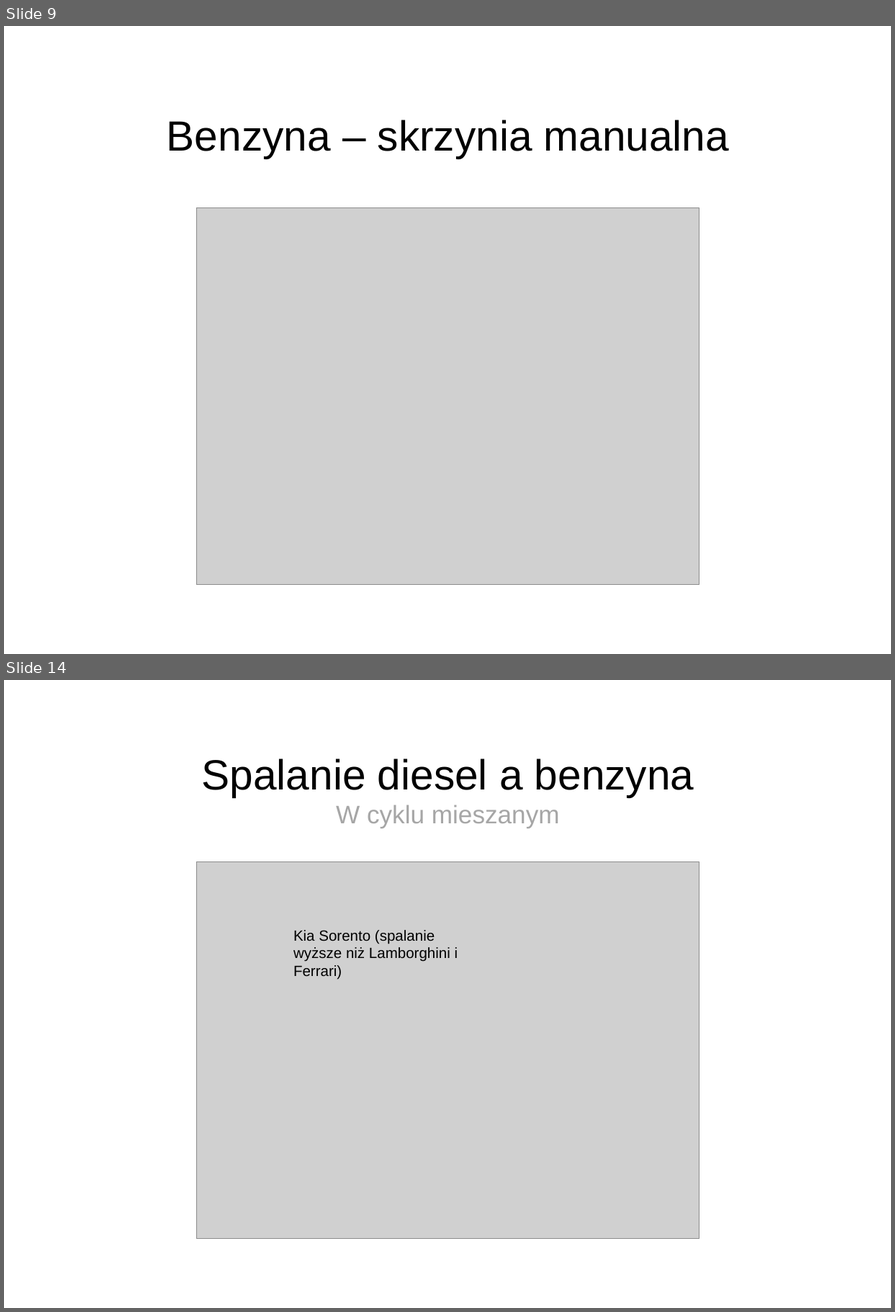
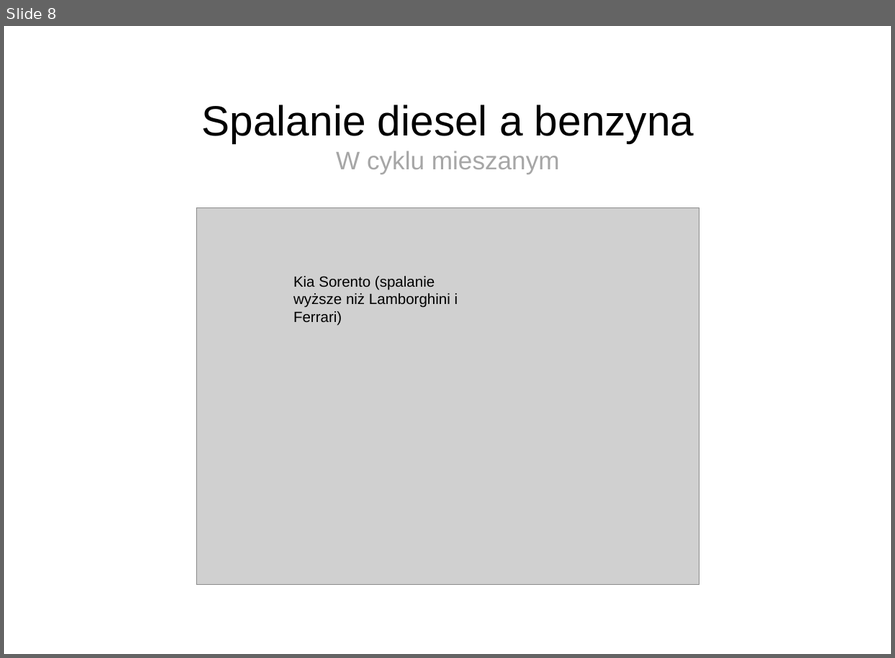
Before and after one commit to michalloska/DataExploration_Project, a slide deck: prezentacja.ppt. Shown one above the other, each under a label of ours: slides 9 and 14 before the commit, slide 8 after it; the slides between them are not shown. The pictures are 895x1312 and 895x658 pixels, drawn with LibreOffice and Linux fonts; fonts in the diff are those of the drawing; grey boxes stand for pictures; background and template pictures are left out. Boxes give left, top, right and bottom in pixels: in the first picture for what was removed or moved away, otherwise in the second. Text is boxed around its words. In the diff, an @@ line names an element or a change of style, - is before the commit and + after.

```diff
--- a/prezentacja.ppt
+++ b/prezentacja.ppt
@@ slide 9 removed at (4,26,891,654), background picture (left out) @@
@@ title removed at (167,120,729,158) @@
-Benzyna – skrzynia manualna
@@ picture removed at (196,207,699,584) @@
@@ what was slide 14 is now slide 8 @@
```
Also in this commit, not shown: 7 other slides removed.
